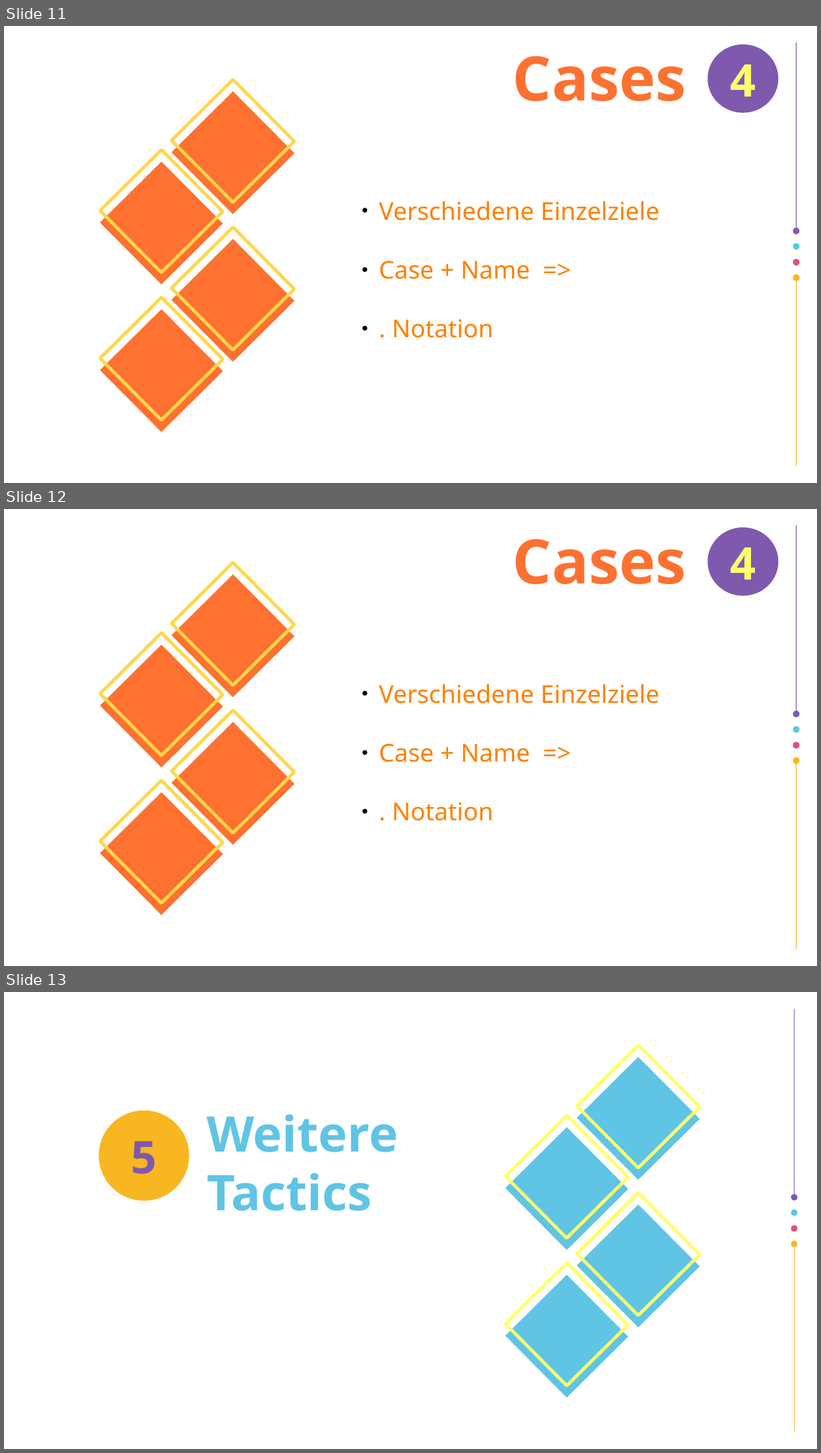
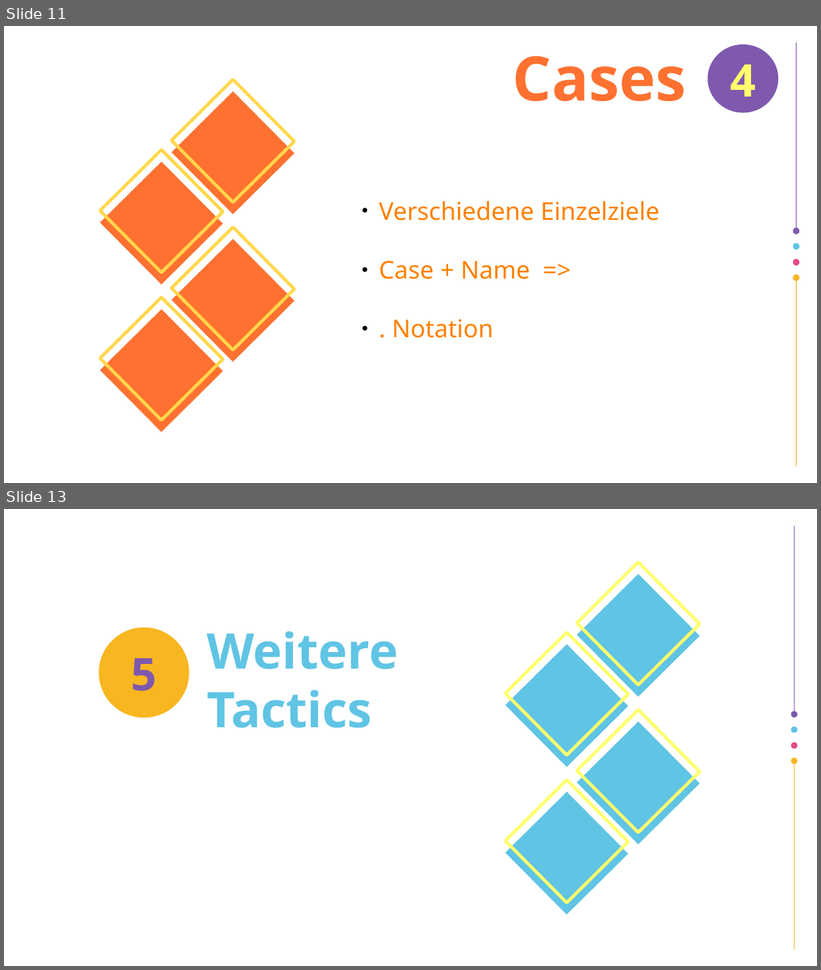
Before and after one commit to airberlin1/ProseminarBeweisassistenten, a slide deck: presentation.odp. Shown one above the other, each under a label of ours: slides 11, 12 and 13 before the commit, slides 11 and 13 after it; the slides between them are not shown. The pictures are 821x1453 and 821x970 pixels, drawn with LibreOffice and Linux fonts; fonts in the diff are those of the drawing; background and template pictures are left out. Boxes give left, top, right and bottom in pixels: in the first picture for what was removed or moved away, otherwise in the second. Text is boxed around its words. In the diff, an @@ line names an element or a change of style, - is before the commit and + after.

Commit message:
Cases done

```diff
--- a/presentation.odp
+++ b/presentation.odp
@@ slide 12 removed at [4,509,817,966], background #FFFFFF; not listed: 14 template elements that a slide beside it also shows @@
@@ freeform shape removed at [708,527,779,596] @@
-4
@@ title removed at [513,539,686,584] @@
-Cases
@@ text removed at [379,684,659,821] @@
-● Verschiedene Einzelziele
-● Case + Name =>
-● . Notation
```
Also in this commit, not shown: 1 slide added, 3 other files.
